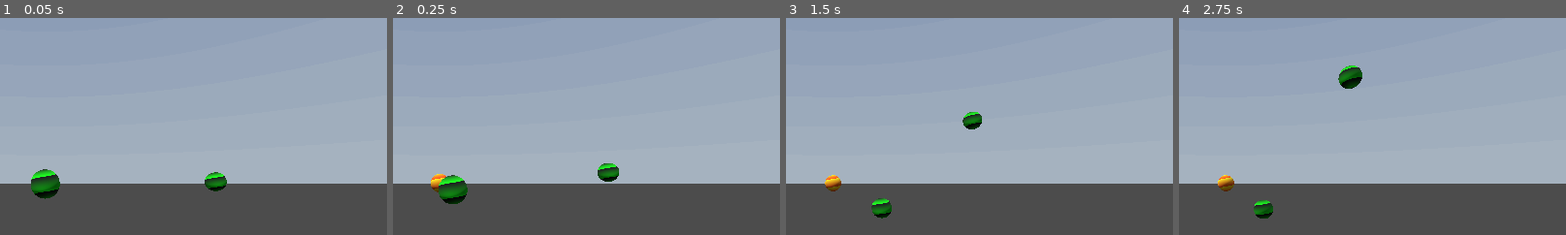
Above: before the commit, frames 1-4 (left to right).
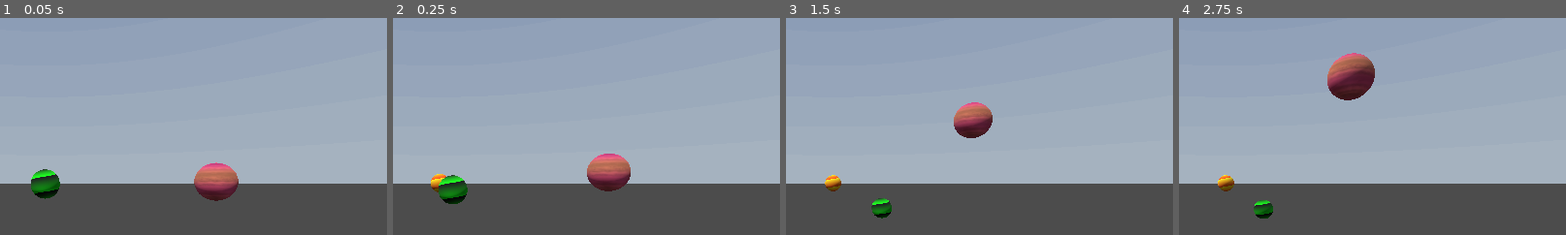
Above: after the commit, the same moments.

Repository: canhotuctor/skylab
Game: Godot game, scene res://gravity_test.tscn
Two runs of this game, one before a commit and one after it. Both use one fixed random seed, a clock stepped at 60 frames per second and the inputs below. A sky picture missing from this copy of the repository is replaced by a grey-blue gradient.
Inputs (mouse positions are % of the whole screen's width and height, from its top left):
- Up to frame 1 (0.05 s): no input
- Up to frame 2 (0.25 s): no input
- Up to frame 3 (1.5 s): click (13, 2) at 0.52 s; type "Alex" at 0.6 s; move the mouse to (72, 45) at 1.27 s; hold Right (ui_right) from 1.28 s (still down); tap Mouse wheel down (scroll_down) at 1.35 s; click (72, 45) at 1.42 s
- Up to frame 4 (2.75 s): release Right (ui_right) at 2 s; click "Pause" at 2 s
The pictures show only the part of the screen within x 44-94%, y 12-62%; the shares and areas given below are measured in that part.

The runs differ from the first frame. In frame 1, 1.6% of the frame differs, in the area x 50-62%, y 66-85%; in frame 2, 1.6%; in frame 3, 1.3%; in frame 4, 2.1%, in the area x 38-51%, y 16-38%.

Commit message:
carneirnho

Diff:
--- a/Corpos/planeta1.tscn
+++ b/Corpos/planeta1.tscn
@@ -1,11 +1,18 @@
-[gd_scene load_steps=5 format=3 uid="uid://c8yyn6e5cc28d"]
+[gd_scene load_steps=6 format=3 uid="uid://c8yyn6e5cc28d"]
 
 [ext_resource type="Script" path="res://Gravity Object/GravityObject.gd" id="1_6naoc"]
-[ext_resource type="Material" uid="uid://be7um6c7rbo36" path="res://media/ballShader.tres" id="2_3hm5q"]
+[ext_resource type="Texture2D" uid="uid://dwelislbr7bsa" path="res://media/Gaseous4.png" id="2_qjed6"]
 
-[sub_resource type="SphereMesh" id="SphereMesh_ectmq"]
+[sub_resource type="StandardMaterial3D" id="StandardMaterial3D_r77ve"]
+albedo_texture = ExtResource("2_qjed6")
+
+[sub_resource type="SphereMesh" id="SphereMesh_6jh0u"]
+material = SubResource("StandardMaterial3D_r77ve")
+radius = 1.0
+height = 2.0
 
 [sub_resource type="SphereShape3D" id="SphereShape3D_c0nvr"]
+radius = 1.0
 
 [node name="GravityObject2" type="RigidBody3D"]
 mass = 0.01
@@ -13,8 +20,7 @@
 script = ExtResource("1_6naoc")
 
 [node name="MeshInstance3D" type="MeshInstance3D" parent="."]
-material_override = ExtResource("2_3hm5q")
-mesh = SubResource("SphereMesh_ectmq")
+mesh = SubResource("SphereMesh_6jh0u")
 
 [node name="CollisionShape3D" type="CollisionShape3D" parent="."]
 shape = SubResource("SphereShape3D_c0nvr")
Binary file added: media/Gaseous4.png
Not shown, added: media/Gaseous4.png.import
Binary file added: media/Terrestrial4.png
Not shown, added: media/Terrestrial4.png.import
Binary file added: media/sun.jpg
Not shown, added: media/sun.jpg.import
